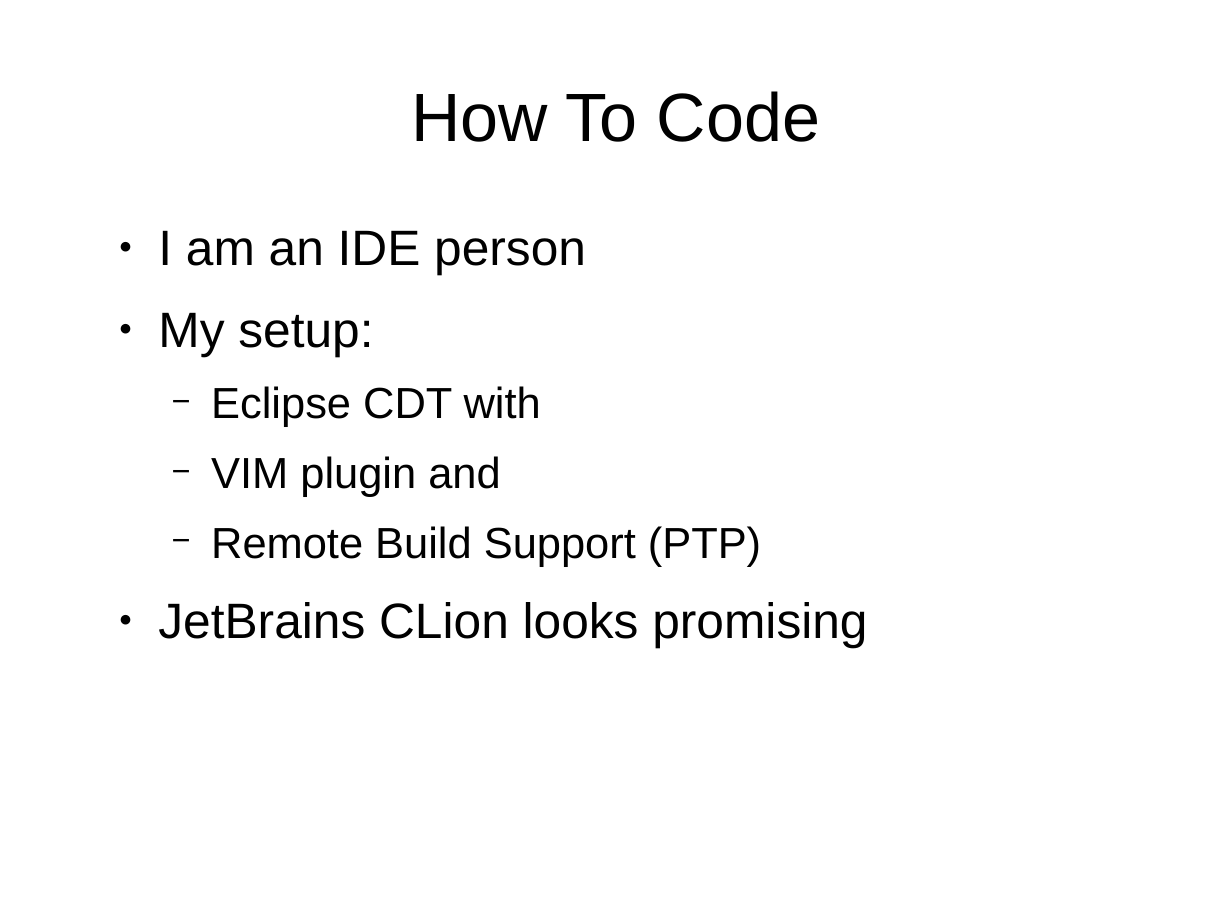
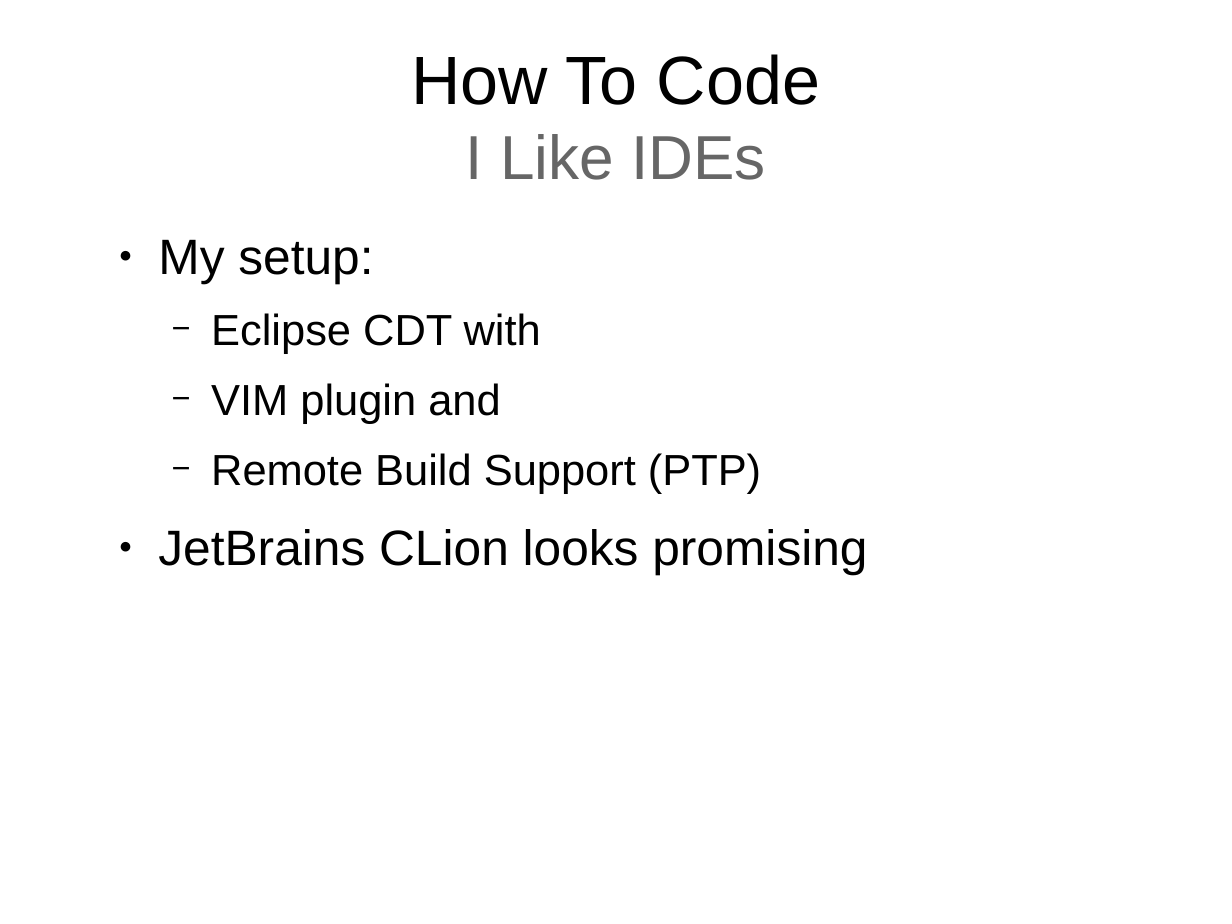
Before and after one commit to samba2/modern_c, a slide deck: slide 50 of modern_c.odp (slide 35 before the commit). Drawn at 1232x924 pixels with LibreOffice and Linux fonts; fonts in the diff are those of the drawing. Boxes give left, top, right and bottom in pixels: in the first picture for what was removed or moved away, otherwise in the second. Text is boxed around its words. In the diff, an @@ line names an element or a change of style, - is before the commit and + after.

```diff
--- a/modern_c.odp
+++ b/modern_c.odp
@@ title at [411, 54, 820, 180]: text changed @@
-How To Code
+How To Code
+I Like IDEs
@@ text "My setup:": place and size @@
-text "My setup:" at [158, 230, 867, 648]
+text "My setup:" at [158, 239, 867, 575]
@@ text at [158, 230, 586, 275]: paragraph removed @@
-● I am an IDE person
```
Also in this commit, not shown: 37 other slides changed, 16 slides added, 1 slide removed.
